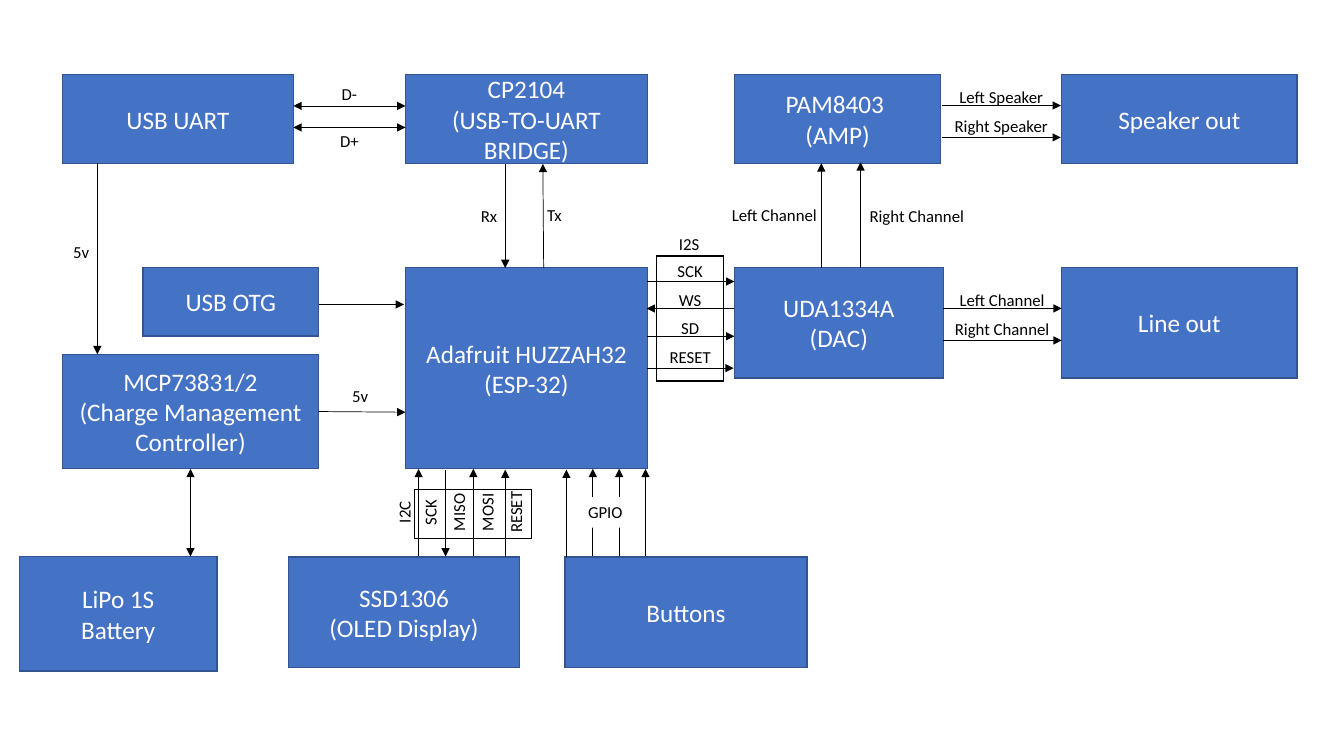
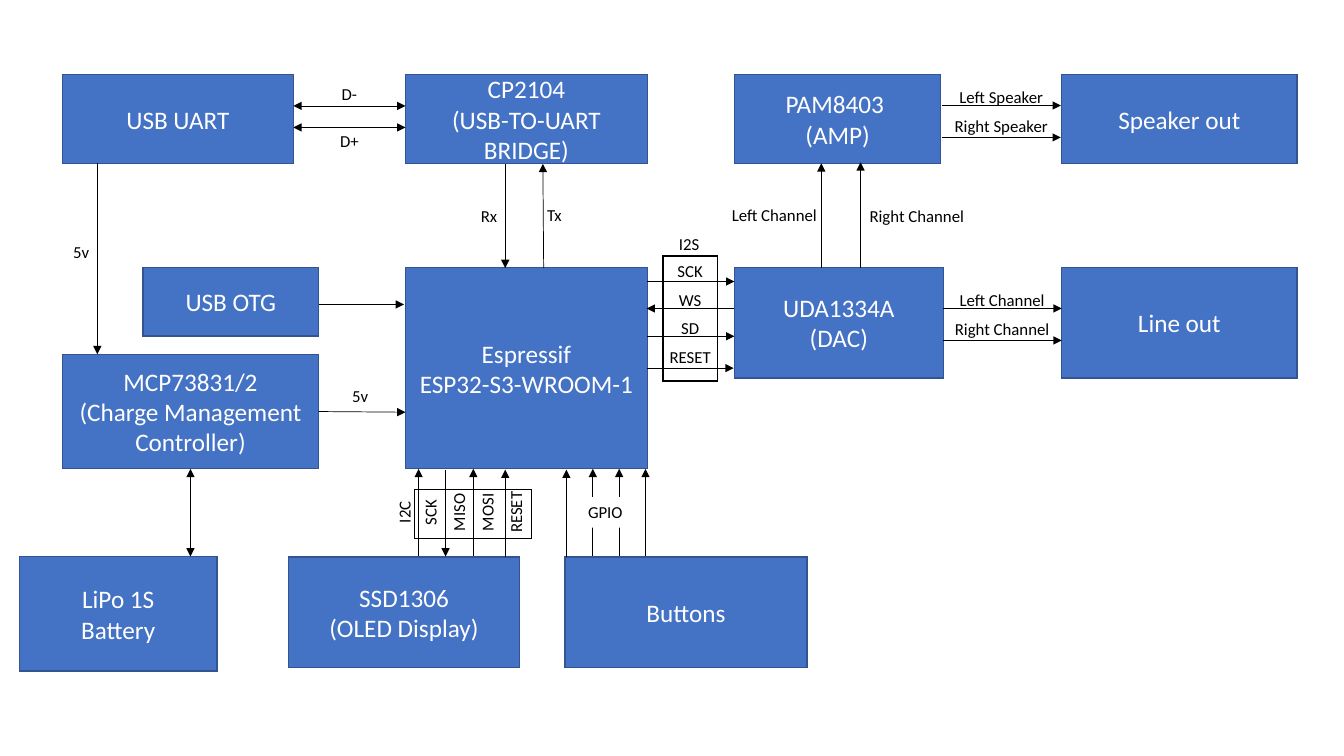
Before and after one commit to fstrs/PCB-Kurs, a slide deck: slide 1 of Dokumentation/Architekturdiagramm.pptx. Drawn at 1344x756 pixels with LibreOffice and Linux fonts; fonts in the diff are those of the drawing. Boxes give left, top, right and bottom in pixels: in the first picture for what was removed or moved away, otherwise in the second. Text is boxed around its words. In the diff, an @@ line names an element or a change of style, - is before the commit and + after.

```diff
--- a/Dokumentation/Architekturdiagramm.pptx
+++ b/Dokumentation/Architekturdiagramm.pptx
@@ rectangle: place and size @@
-rectangle at box(656, 256, 723, 381)
+rectangle at box(663, 256, 718, 381)
@@ text in rectangle at box(420, 345, 633, 393): text changed @@
-Adafruit HUZZAH32
-(ESP-32)
+Espressif
+ESP32-S3-WROOM-1
```
Also in this commit, not shown: 1 slide added, 16 other files.
